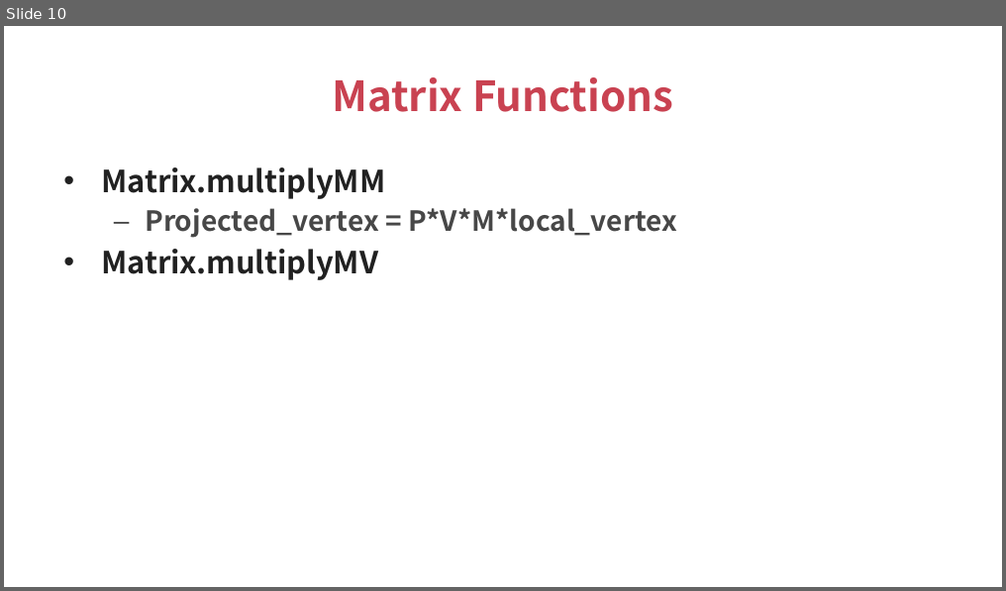
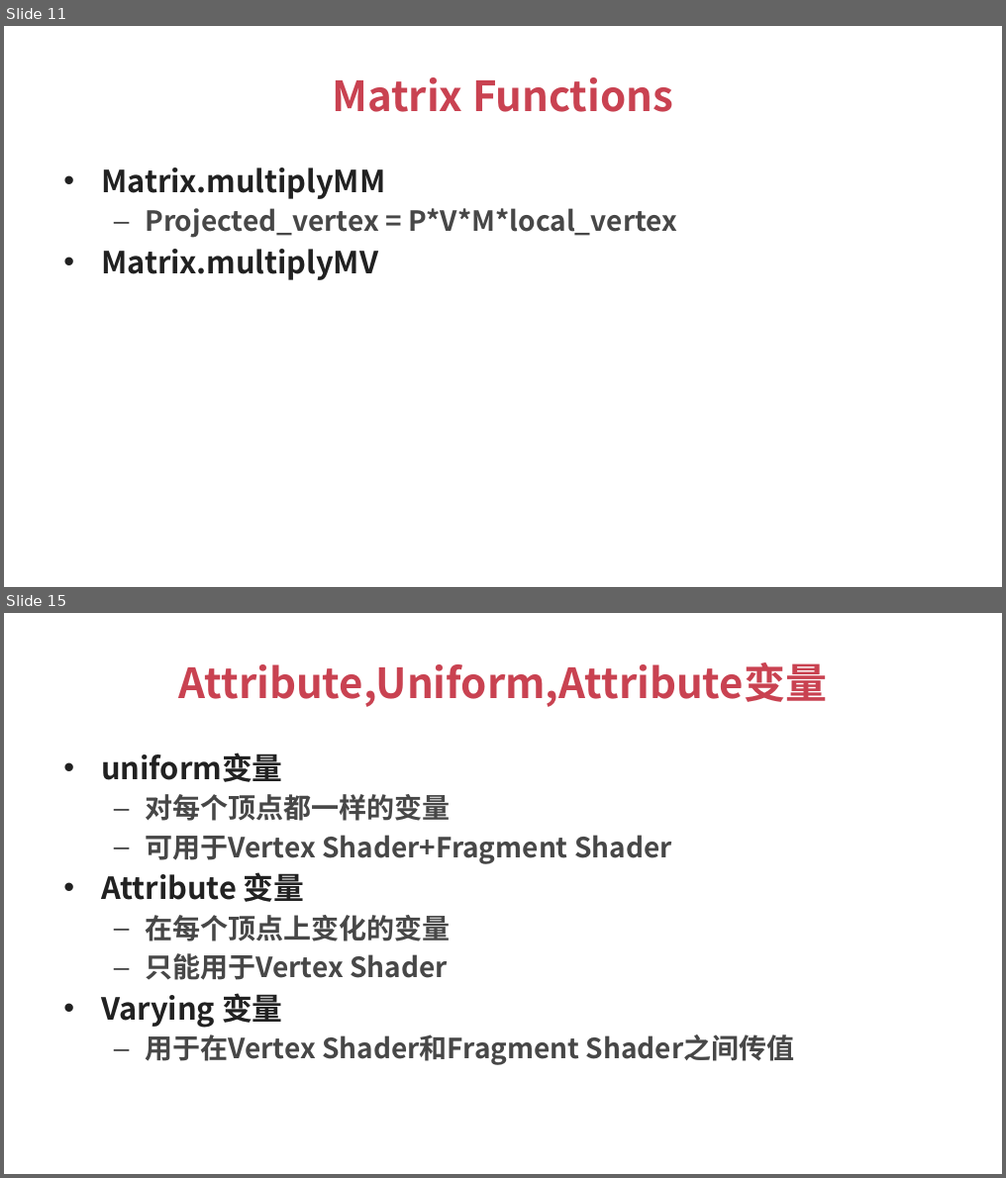
Before and after one commit to talentzxf/LearningAndroid, a slide deck: PPT/OpenGLTutorial_2.pptx. Shown one above the other, each under a label of ours: slide 10 before the commit, slides 11 and 15 after it; the slides between them are not shown. The pictures are 1006x591 and 1006x1178 pixels, drawn with LibreOffice and Linux fonts; fonts in the diff are those of the drawing. Boxes give left, top, right and bottom in pixels: in the first picture for what was removed or moved away, otherwise in the second. Text is boxed around its words. In the diff, an @@ line names an element or a change of style, - is before the commit and + after.

```diff
--- a/PPT/OpenGLTutorial_2.pptx
+++ b/PPT/OpenGLTutorial_2.pptx
@@ slide 15 added at [4,613,1002,1174], background #FFFFFF @@
@@ title added at [179,663,828,707], 30 pt, text #C94251, bold @@
+Attribute,Uniform,Attribute变量
@@ text added at [101,753,795,1065], 20 pt, text #474747, bold @@
+• uniform变量
+  – 对每个顶点都一样的变量
+  – 可用于Vertex Shader+Fragment Shader
+• Attribute 变量
+  – 在每个顶点上变化的变量
+  – 只能用于Vertex Shader
+• Varying 变量
+  – 用于在Vertex Shader和Fragment Shader之间传值
@@ what was slide 10 is now slide 11 @@
```
Also in this commit, not shown: 2 slides changed, 7 other slides added, 2 slides removed, 2 other files.
